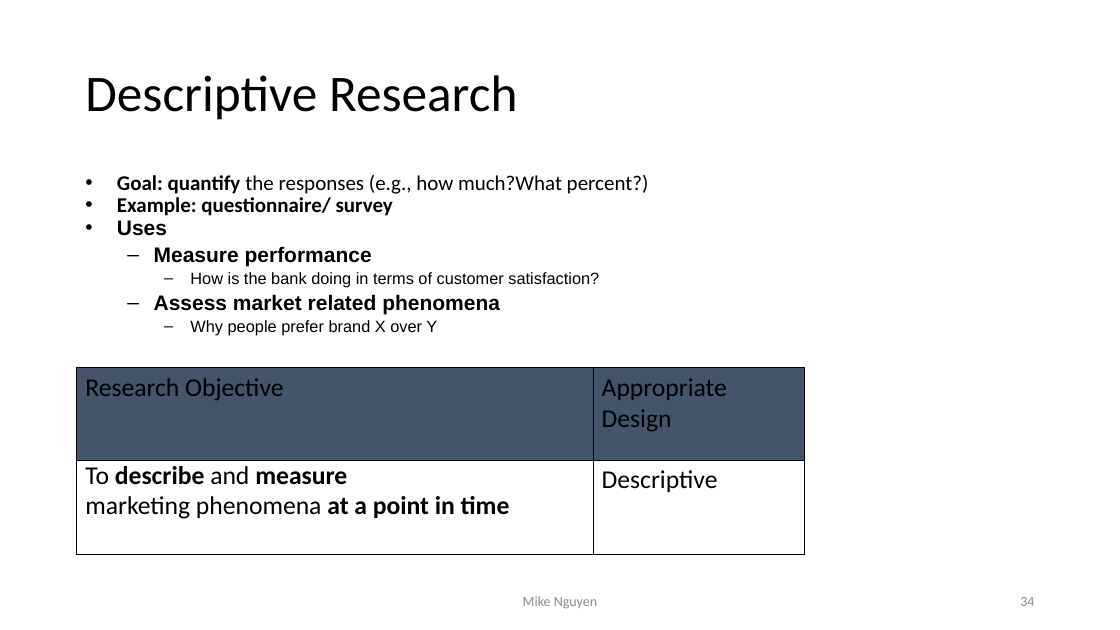
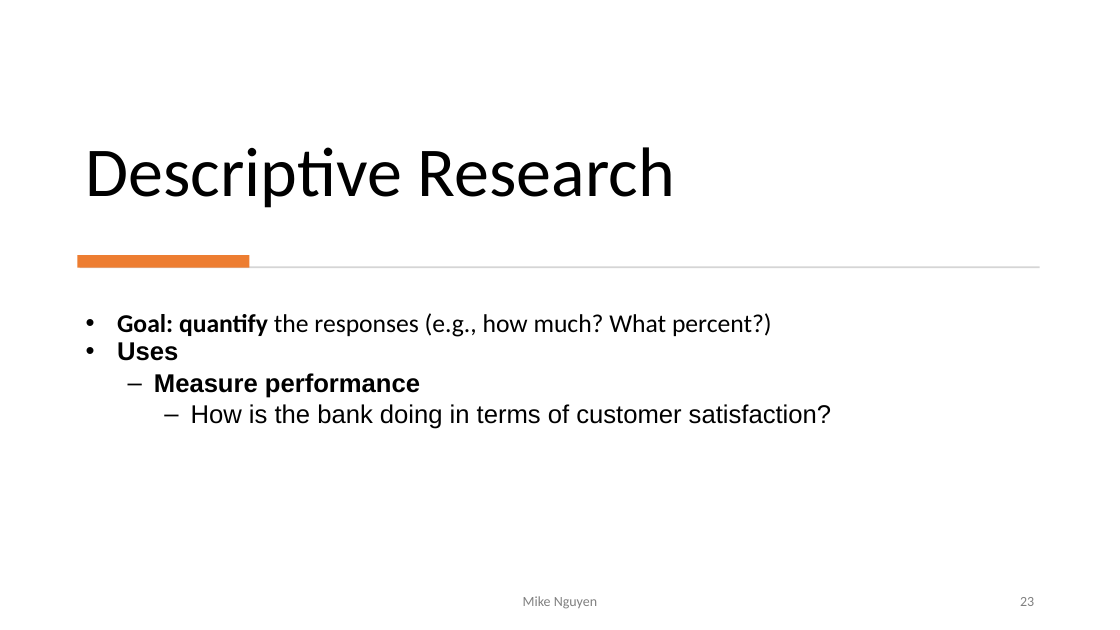
Before and after one commit to mikenguyen13/mar4050, a slide deck: slide 23 of lectures/2/2_Research Design.pptx (slide 34 before the commit). Drawn at 1120x630 pixels with LibreOffice and Linux fonts; fonts in the diff are those of the drawing. Boxes give left, top, right and bottom in pixels: in the first picture for what was removed or moved away, otherwise in the second. Text is boxed around its words. In the diff, an @@ line names an element or a change of style, - is before the commit and + after.

```diff
--- a/lectures/2/2_Research Design.pptx
+++ b/lectures/2/2_Research Design.pptx
@@ title "Descriptive Research" at <box>86,147,675,208</box>: size 44 to 60 pt; vertical alignment middle to bottom @@
@@ rectangle added at <box>77,255,250,268</box>, fill #ED7D31 @@
@@ rectangle added at <box>80,266,1040,268</box>, fill #D5D5D5 @@
@@ text at <box>154,294,500,335</box>: paragraphs removed @@
-  – Assess market related phenomena
-    – Why people prefer brand X over Y
@@ text "Goal: quantify the responses (e.g., ...": place and size @@
-text "Goal: quantify the responses (e.g., ..." at <box>117,175,649,335</box>
+text "Goal: quantify the responses (e.g., ..." at <box>117,313,831,429</box>
@@ text at <box>117,313,772,337</box>: text changed; size 18 to 22 pt; bold off @@
-• Goal: quantify the responses (e.g., how much?What percent?)
-• Example: questionnaire/ survey
+• Goal: quantify the responses (e.g., how much? What percent?)
@@ text at <box>117,342,831,429</box>: size 18 to 22 pt in "Uses", "Measure performance"; size 14 to 22 pt in "How is the bank doing in terms ..." @@
@@ table removed at <box>77,368,805,554</box>, 2 rows, 2 columns @@
-Research Objective | Appropriate Design
-To describe and measure / marketing phenomena at a point in time | Descriptive
@@ page number at <box>1020,597,1034,606</box>: text changed; text colour #8C8C8C to #808080 @@
-34
+23
```
Also in this commit, not shown: 17 other slides changed, 9 slides added, 19 slides removed, 2 other files.
